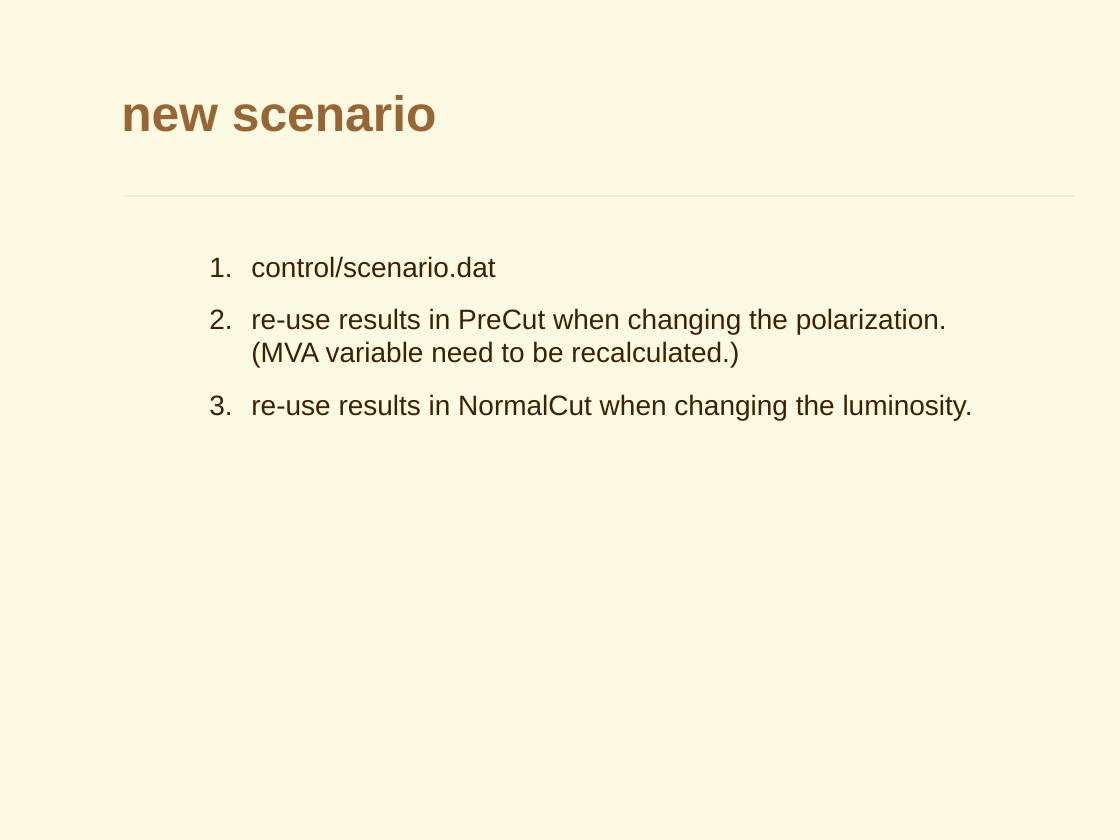
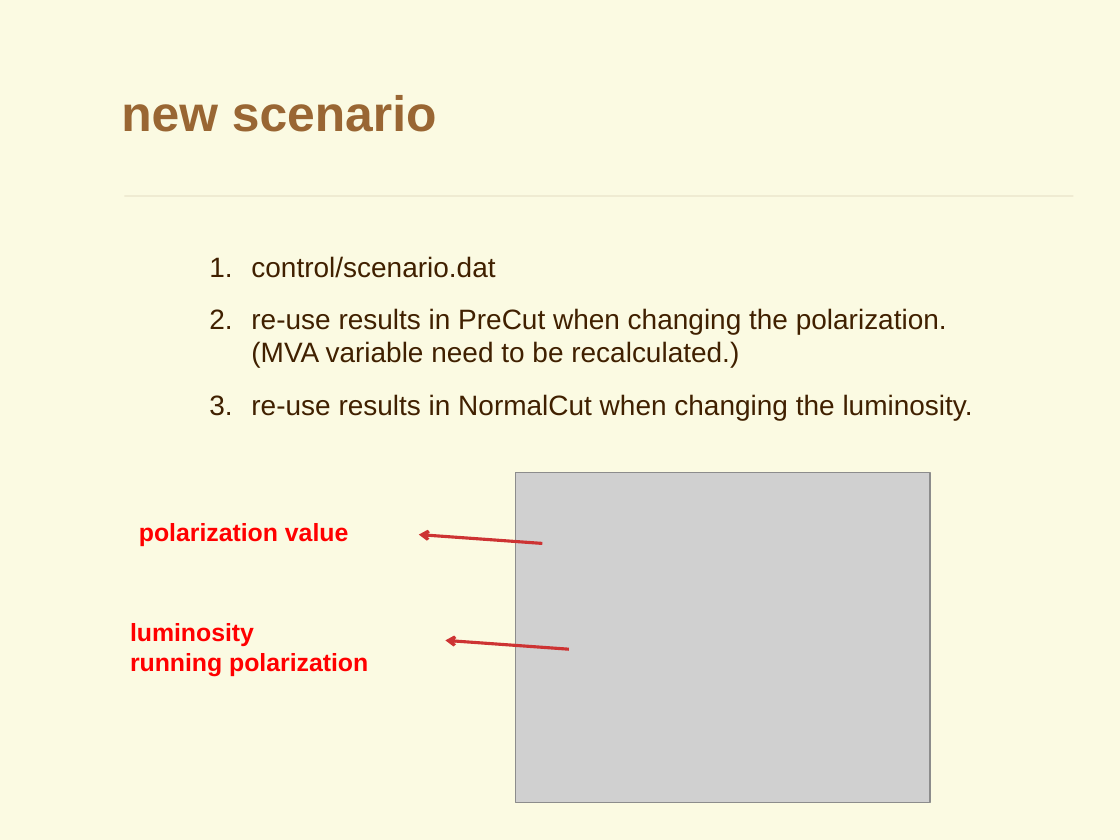
Before and after one commit to YancyW/BASDA, a slide deck: slide 34 of doc/BASDA_Introduction.pptx (slide 27 before the commit). Drawn at 1120x840 pixels with LibreOffice and Linux fonts; fonts in the diff are those of the drawing; grey boxes stand for pictures; background and template pictures are left out. Boxes give left, top, right and bottom in pixels: in the first picture for what was removed or moved away, otherwise in the second. Text is boxed around its words. In the diff, an @@ line names an element or a change of style, - is before the commit and + after.

```diff
--- a/doc/BASDA_Introduction.pptx
+++ b/doc/BASDA_Introduction.pptx
@@ picture added at box(516, 473, 931, 803) @@
@@ text added at box(139, 523, 348, 546), 16 pt, text #FF0000, bold @@
+polarization value
@@ arrow added from (542, 543) to (419, 534), #CD3333 2 pt @@
@@ text added at box(130, 623, 368, 677), 16 pt, text #FF0000, bold @@
+luminosity
+running polarization
@@ arrow added from (569, 650) to (446, 641), #CD3333 2 pt @@
```
Also in this commit, not shown: 8 other slides changed, 10 slides added, 3 other files.
